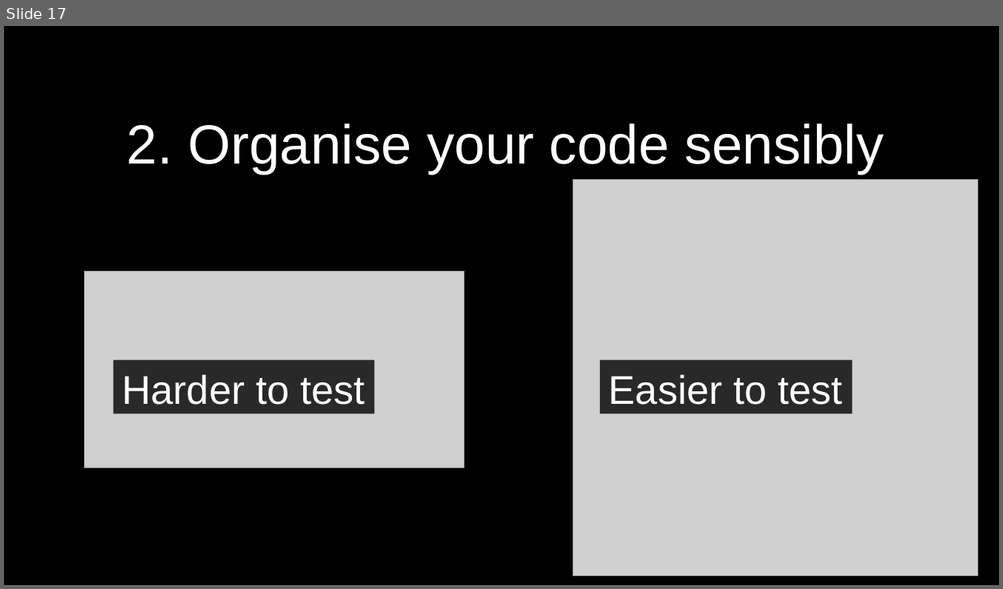
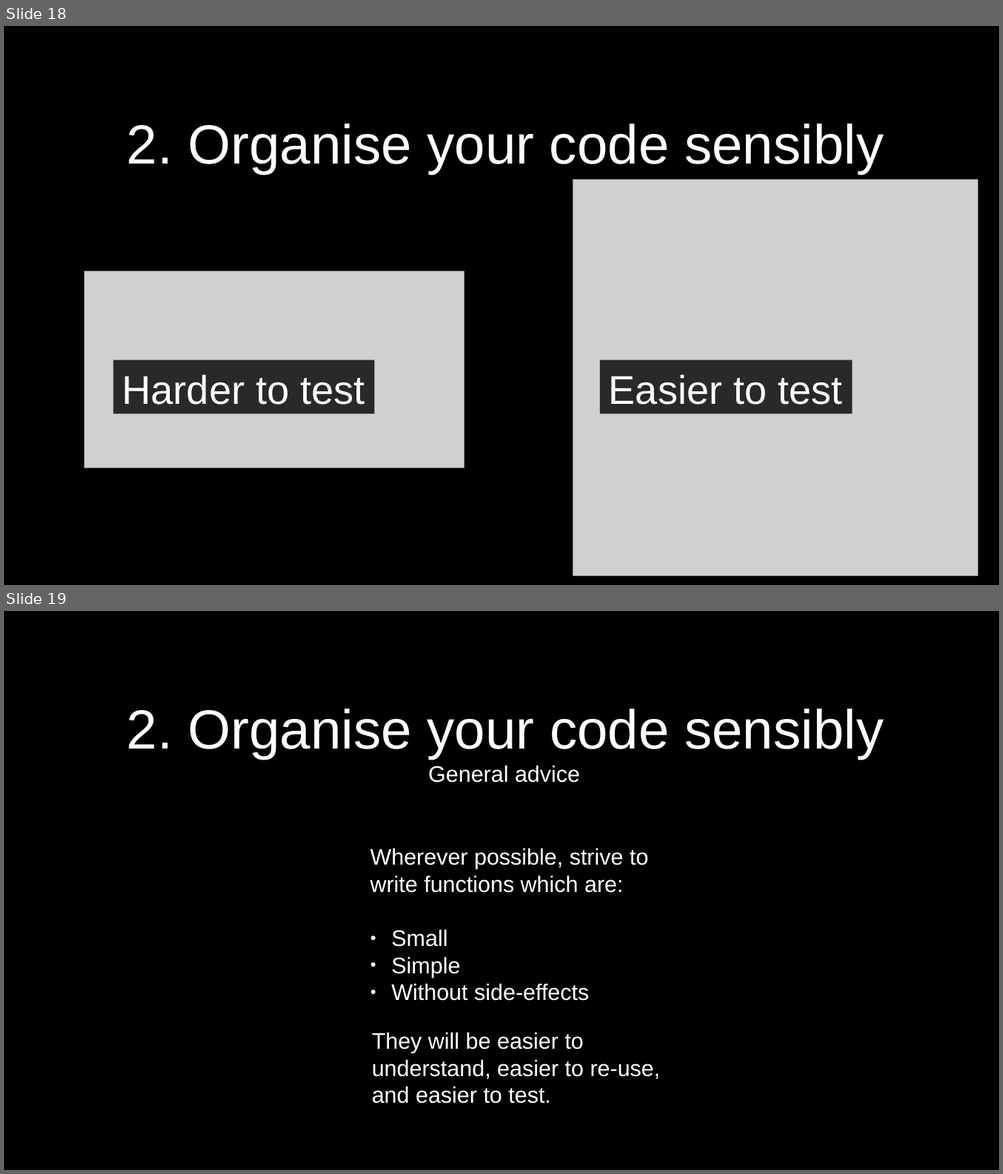
Before and after one commit to pauldmccarthy/fmrib-analysis-group-31-march-2020, a slide deck: presentation/presentation.odp. Shown one above the other, each under a label of ours: slide 17 before the commit, slides 18 and 19 after it. The pictures are 1003x589 and 1003x1174 pixels, drawn with LibreOffice and Linux fonts; fonts in the diff are those of the drawing; grey boxes stand for pictures. Boxes give left, top, right and bottom in pixels: in the first picture for what was removed or moved away, otherwise in the second. Text is boxed around its words. In the diff, an @@ line names an element or a change of style, - is before the commit and + after.

```diff
--- a/presentation/presentation.odp
+++ b/presentation/presentation.odp
@@ slide 19 added at (4, 611, 999, 1170), background #000000 @@
@@ title added at (127, 709, 883, 759), 44 pt, text #FFFFFF @@
+2. Organise your code sensibly
@@ title added at (428, 766, 580, 783), 18 pt, text #FFFFFF @@
+General advice
@@ text added at (370, 849, 648, 1001), 18 pt, text #FFFFFF @@
+Wherever possible, strive to write functions which are:
+● Small
+● Simple
+● Without side-effects
@@ text added at (372, 1033, 660, 1104), 18 pt, text #FFFFFF @@
+They will be easier to understand, easier to re-use, and easier to test.
@@ what was slide 17 is now slide 18 @@
```
Also in this commit, not shown: 5 slides changed, 9 other slides added, 1 other file.
